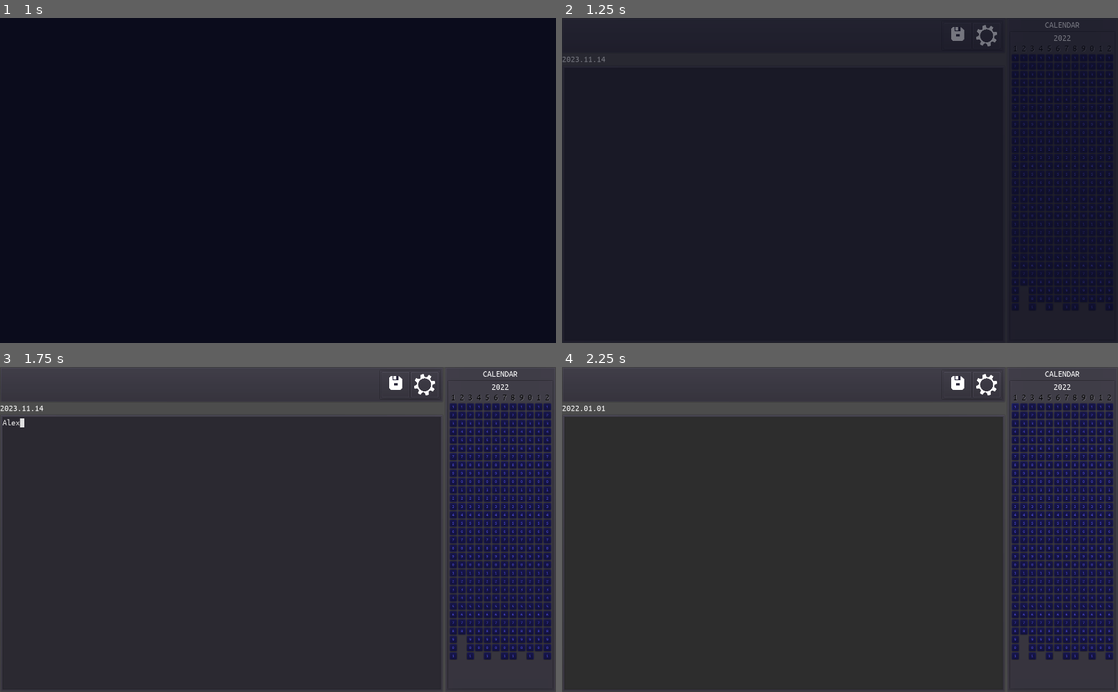
Above: before the commit, frames 1-4 (two rows, left to right).
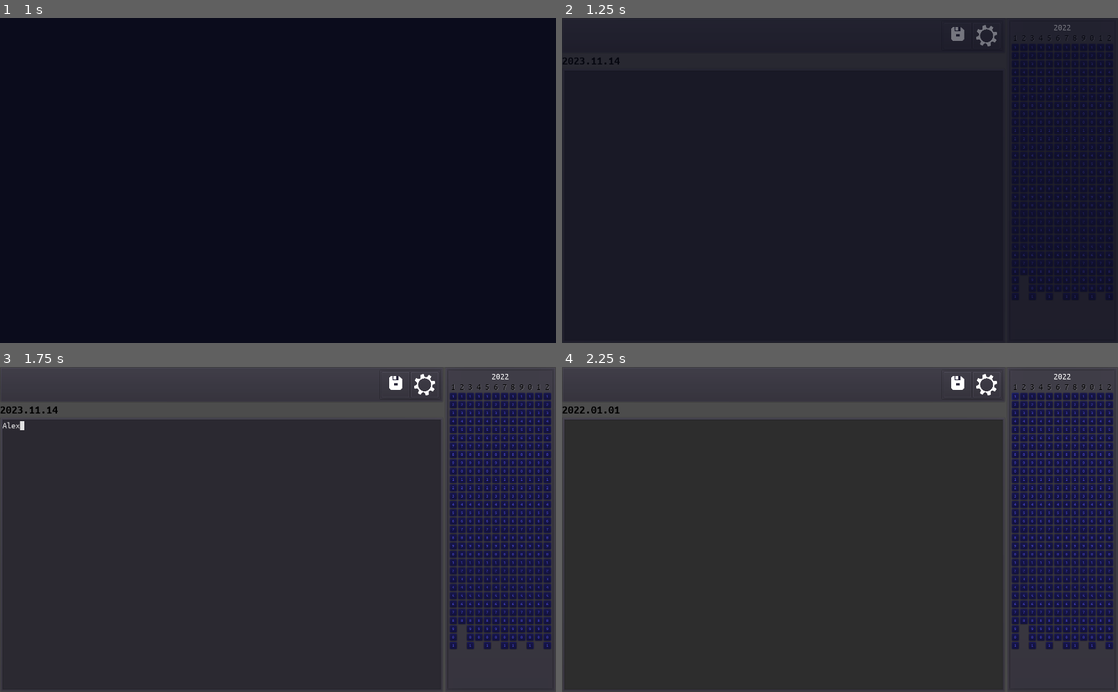
Above: after the commit, the same moments.

Repository: salihfc/diary-awe
Game: Godot game, scene res://src/scene_manager.tscn
The game is run twice, just before and just after one commit, with the same random seed, the same clock (stepped at 60 frames per second) and the same inputs.
Inputs (mouse positions are in pixels of both pictures, inside the frame that each line leads up to):
- Up to frame 1 (1 s): tap Enter at 0.5 s
- Up to frame 2 (1.25 s): no input
- Up to frame 3 (1.75 s): click (222, 552) at 1.27 s; type "Alex" at 1.35 s
- Up to frame 4 (2.25 s): click "1" at 2 s

Frame 1 is identical in both runs. In frame 2, 1.1% of the frame differs, in the area x 0-99%, y 1-90%; in frame 3, 5.6%; in frame 4, 5.9%, in the area x 0-100%, y 1-90%.

Commit message:
Add autosave

Diff:
--- a/src/game/main_window.gd
+++ b/src/game/main_window.gd
@@ -27,6 +27,7 @@
 onready var editor = $HBoxContainer/VBoxContainer/Editor as Editor
 onready var calendar = $HBoxContainer/CalendarNavigation/PanelContainer/MarginContainer/VBoxContainer/Calendar as Calendar
 onready var dateLabel = $HBoxContainer/VBoxContainer/DateLabel as Label
+onready var autoSaveTimer = $AutoSaveTimer as Timer
 
 ### VIRTUAL FUNCTIONS (_init ...) ###
 func _ready():
@@ -45,9 +46,17 @@
 		self, "_on_calendar_day_selected"
 	)
 
+	UTILS.bind(
+		autoSaveTimer, "timeout",
+		self, "_on_AutoSaveTimer_timeout"
+	)
+
 	calendar.load_year(2022)
 	var datetime = OS.get_datetime(true)
 	_on_calendar_day_selected(datetime["year"], datetime["month"], datetime["day"])
+
+	autoSaveTimer.start(CONFIG.AUTO_SAVE_PERIOD)
+
 
 ### PUBLIC FUNCTIONS ###
 
@@ -60,6 +69,11 @@
 	return "%s.%s.%s" % [year_str, month_str, day_str]
 
 
+func _save_entry():
+	var text = editor.get_text()
+	SAVER.save_entry(_last_selected_entry, text)
+
+
 ### SIGNAL RESPONSES ###
 func _on_options_pressed():
 	LOG.pr(1, "Options button pressed")
@@ -67,8 +81,7 @@
 
 func _on_save_pressed():
 	LOG.pr(1, "Save button pressed")
-	var text = editor.get_text()
-	SAVER.save_entry(_last_selected_entry, text)
+	_save_entry()
 
 
 func _on_calendar_day_selected(year : int, month : int, day : int) -> void:
@@ -83,3 +96,9 @@
 		editor.disable_edit()
 	elif comp == 0:
 		editor.disable_edit(false)
+
+
+func _on_AutoSaveTimer_timeout():
+	LOG.pr(1, "Auto Save started [%s]" % [_last_selected_entry])
+	_save_entry()
+	autoSaveTimer.start(CONFIG.AUTO_SAVE_PERIOD)
--- a/src/game/main_window.tscn
+++ b/src/game/main_window.tscn
@@ -1,10 +1,17 @@
-[gd_scene load_steps=6 format=2]
+[gd_scene load_steps=8 format=2]
 
 [ext_resource path="res://src/game/editor/editor.tscn" type="PackedScene" id=1]
 [ext_resource path="res://my_theme.theme" type="Theme" id=2]
 [ext_resource path="res://src/game/toolbox/toolbox.tscn" type="PackedScene" id=3]
 [ext_resource path="res://src/game/main_window.gd" type="Script" id=4]
 [ext_resource path="res://src/game/calendar/calendar.tscn" type="PackedScene" id=5]
+[ext_resource path="res://assets/fonts/ttf/UbuntuMono-B.ttf" type="DynamicFontData" id=6]
+
+[sub_resource type="DynamicFont" id=1]
+size = 32
+use_mipmaps = true
+use_filter = true
+font_data = ExtResource( 6 )
 
 [node name="MainWindow" type="Control"]
 anchor_right = 1.0
@@ -34,12 +41,15 @@
 [node name="DateLabel" type="Label" parent="HBoxContainer/VBoxContainer"]
 margin_top = 102.0
 margin_right = 1225.0
-margin_bottom = 127.0
+margin_bottom = 135.0
+custom_colors/font_color = Color( 0, 0, 0, 1 )
+custom_colors/font_outline_modulate = Color( 0, 0, 0, 1 )
+custom_fonts/font = SubResource( 1 )
 
 [node name="Editor" parent="HBoxContainer/VBoxContainer" instance=ExtResource( 1 )]
 anchor_right = 0.0
 anchor_bottom = 0.0
-margin_top = 131.0
+margin_top = 139.0
 margin_right = 1225.0
 margin_bottom = 900.0
 size_flags_vertical = 3
@@ -68,15 +78,9 @@
 margin_right = 293.0
 margin_bottom = 886.0
 
-[node name="Label" type="Label" parent="HBoxContainer/CalendarNavigation/PanelContainer/MarginContainer/VBoxContainer"]
-margin_right = 293.0
-margin_bottom = 25.0
-text = "CALENDAR"
-align = 1
-valign = 1
-
 [node name="Calendar" parent="HBoxContainer/CalendarNavigation/PanelContainer/MarginContainer/VBoxContainer" instance=ExtResource( 5 )]
-margin_top = 29.0
 margin_right = 293.0
 margin_bottom = 886.0
 size_flags_vertical = 3
+
+[node name="AutoSaveTimer" type="Timer" parent="."]
--- a/src/singletons/config.gd
+++ b/src/singletons/config.gd
@@ -1,6 +1,7 @@
 extends Node
 
-const AUTO_SAVE_PERIOD = 60 * 5 # in seconds 5 min
+const AUTO_SAVE_MIN = 1
+const AUTO_SAVE_PERIOD = 60 * AUTO_SAVE_MIN
 
 
 func _ready() -> void:
